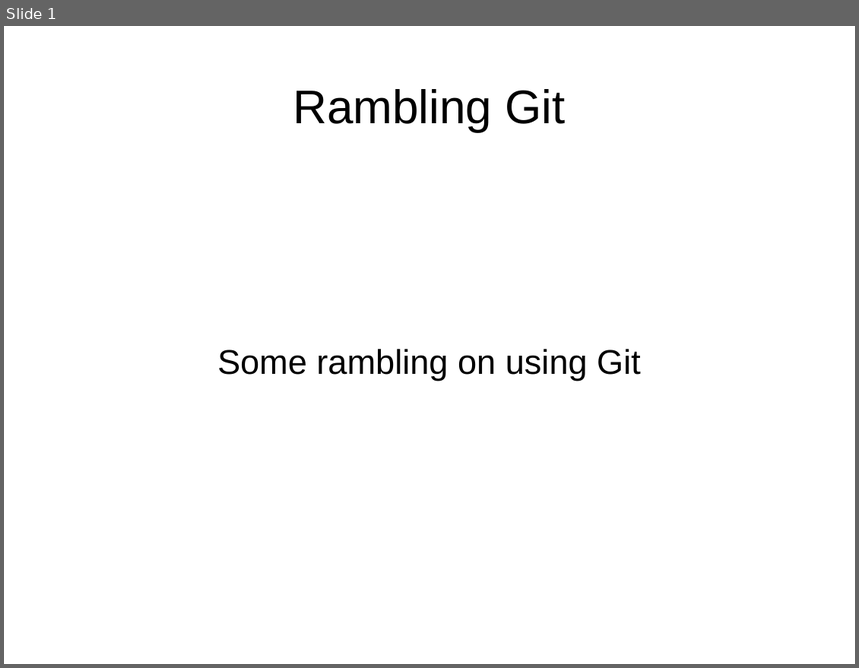
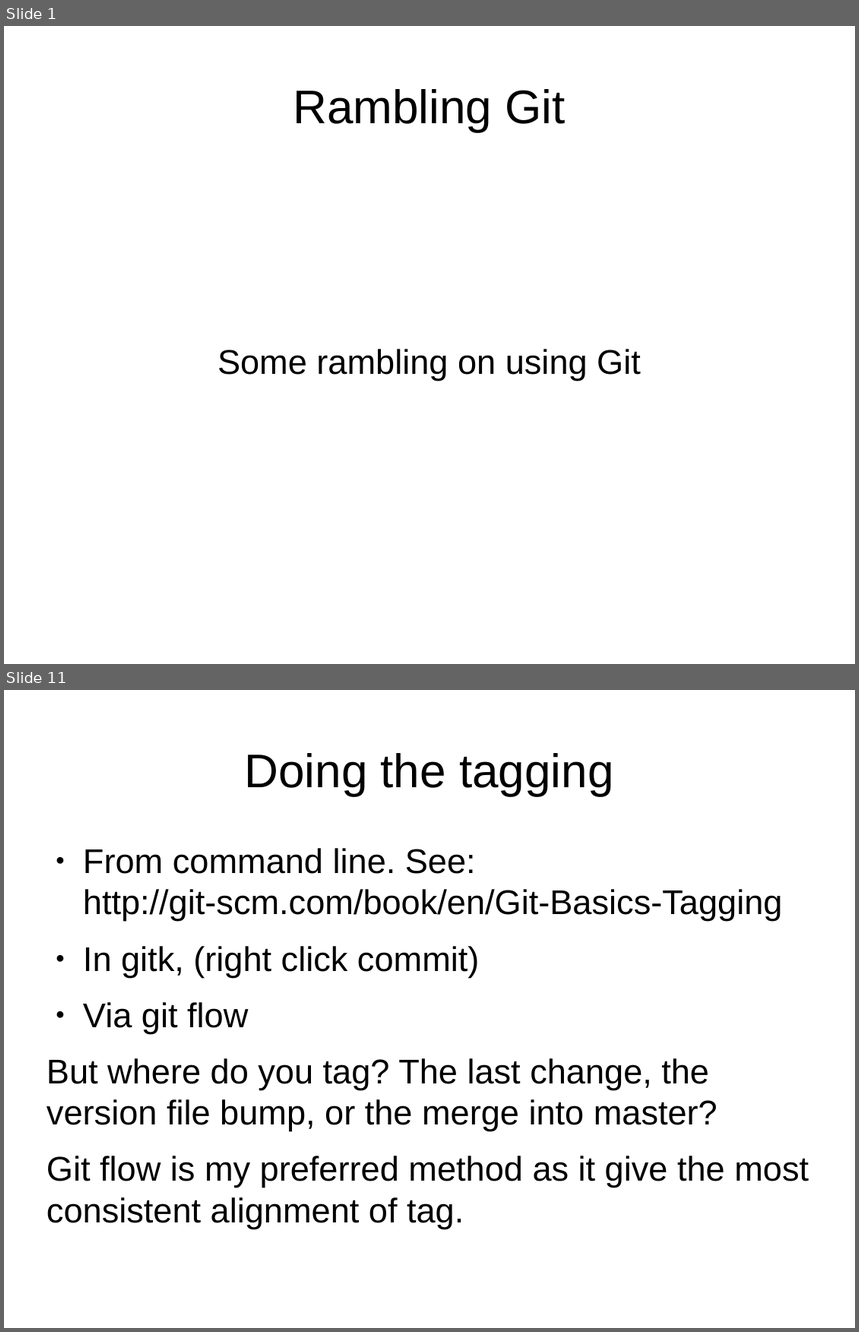
Before and after one commit to warkrug/rambling_git, a slide deck: presentation/ramblings.odp. Shown one above the other, each under a label of ours: slide 1 before the commit, slides 1 and 11 after it; the slides between them are not shown. The pictures are 859x668 and 859x1332 pixels, drawn with LibreOffice and Linux fonts; fonts in the diff are those of the drawing. Boxes give left, top, right and bottom in pixels: in the first picture for what was removed or moved away, otherwise in the second. Text is boxed around its words. In the diff, an @@ line names an element or a change of style, - is before the commit and + after.

```diff
--- a/presentation/ramblings.odp
+++ b/presentation/ramblings.odp
@@ slide 11 added at (4, 690, 855, 1328), background #FFFFFF @@
@@ title added at (244, 753, 614, 796), 44 pt, text #000000 @@
+Doing the tagging
@@ text added at (47, 848, 809, 1229), 32 pt, text #000000 @@
+● From command line. See: http://git-scm.com/book/en/Git-Basics-Tagging
+● In gitk, (right click commit)
+● Via git flow
+But where do you tag? The last change, the version file bump, or the merge into master?
+Git flow is my preferred method as it give the most consistent alignment of tag.
```
Also in this commit, not shown: 11 other slides added, 6 other files.
